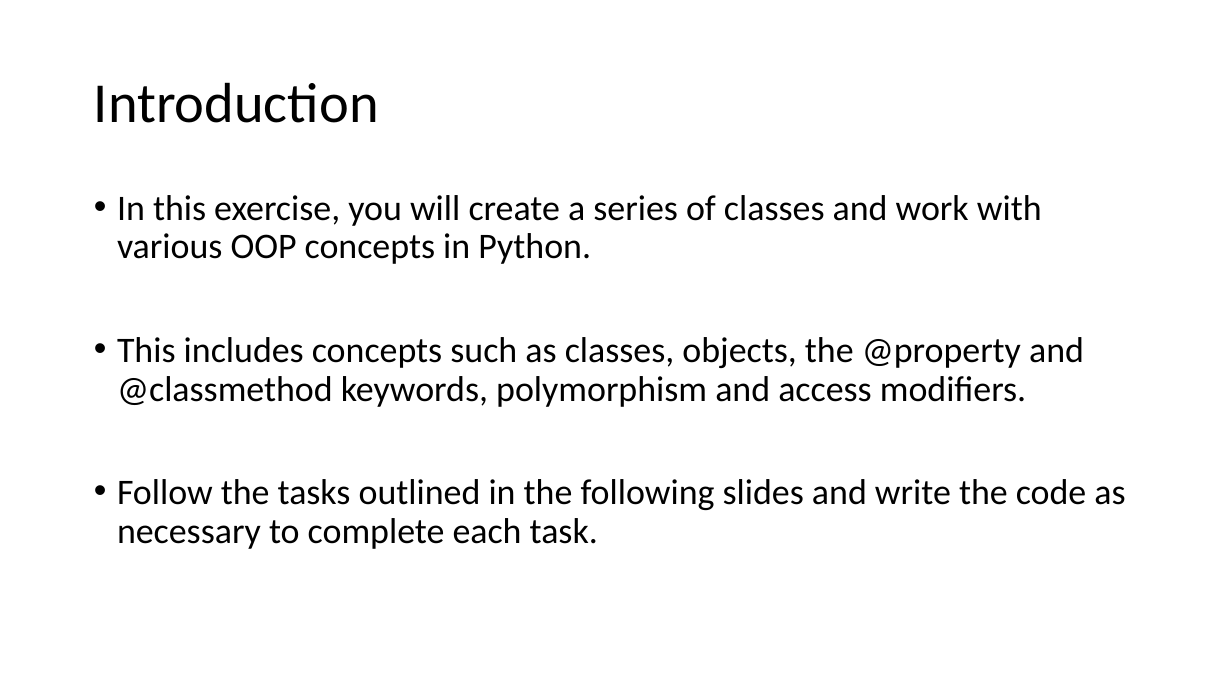
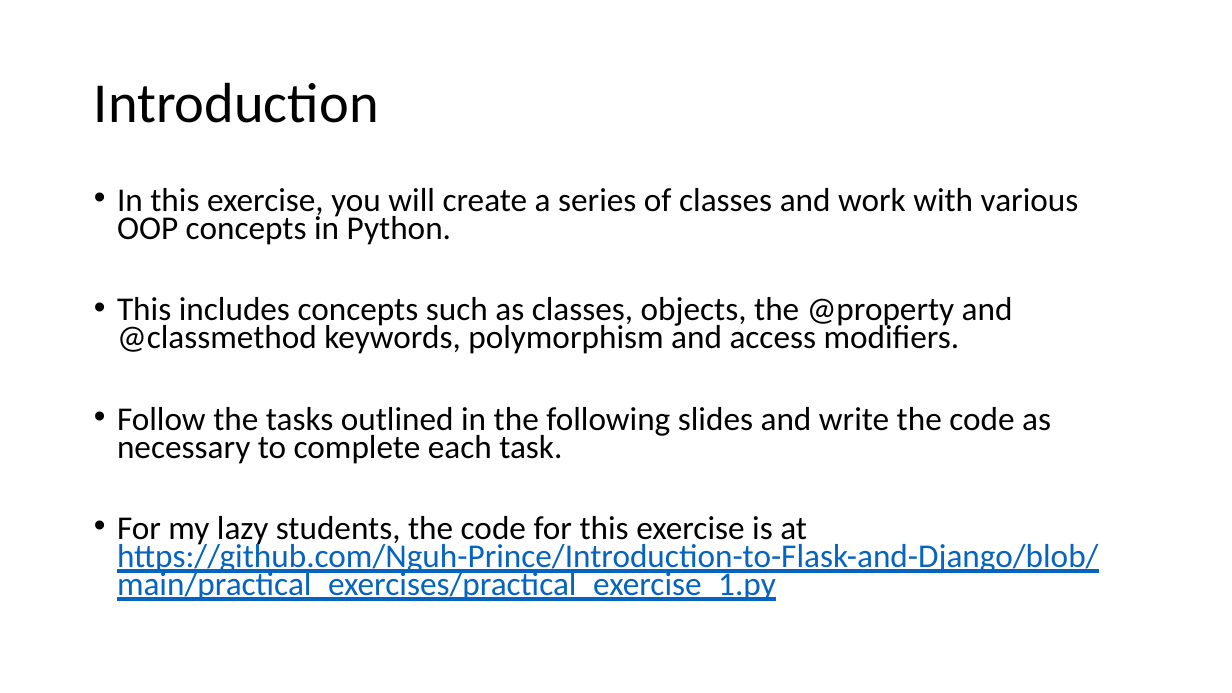
Before and after one commit to Nguh-Prince/Introduction-to-Flask-and-Django, a slide deck: slide 2 of Practical Exercise 1.pptx. Drawn at 1232x693 pixels with LibreOffice and Linux fonts; fonts in the diff are those of the drawing. Boxes give left, top, right and bottom in pixels: in the first picture for what was removed or moved away, otherwise in the second. Text is boxed around its words. In the diff, an @@ line names an element or a change of style, - is before the commit and + after.

Commit message:
Done with all the tasks in Practical Exercise, not tested

```diff
--- a/Practical Exercise 1.pptx
+++ b/Practical Exercise 1.pptx
@@ text at <box>117,188,1079,464</box>: size 28 to 25.9 pt in "In this exercise, you will create a ...", "This includes concepts such as classes, objects, ...", "Follow the tasks outlined in the following ..."; line spacing 0.9 to 0.7 @@
@@ text at <box>117,516,1099,601</box>: paragraph added @@
+• For my lazy students, the code for this exercise is at https://github.com/Nguh-Prince/Introduction-to-Flask-and-Django/blob/main/practical_exercises/practical_exercise_1.py
```
Also in this commit, not shown: 3 slides added, 1 other file.
